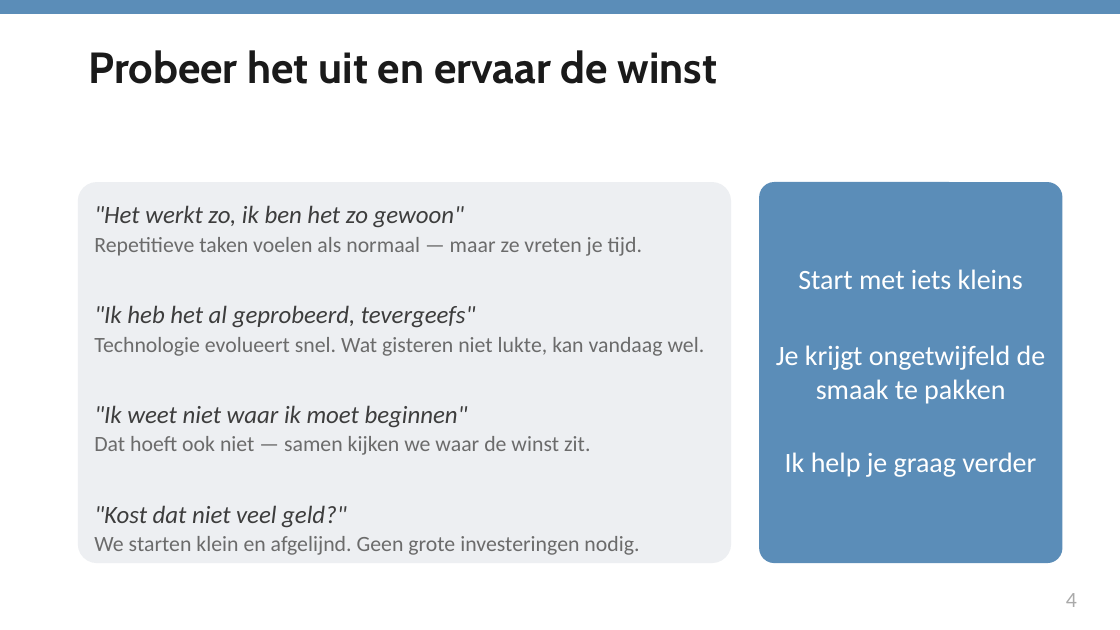
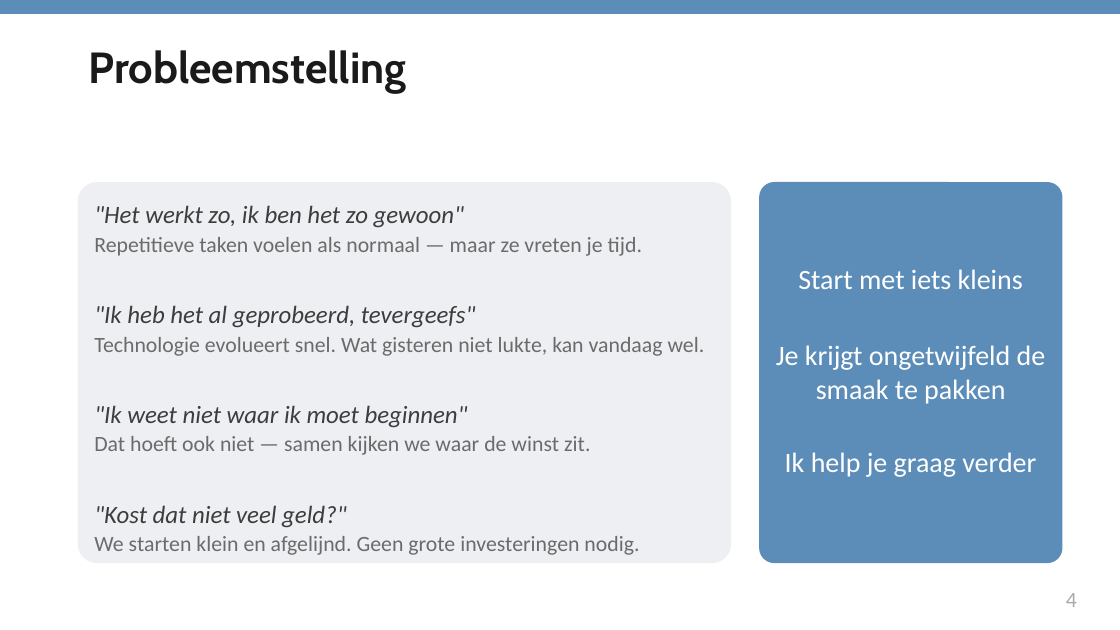
Before and after one commit to wimpierson/wim-claude-context, a slide deck: slide 5 of WWWim_Propositie.pptx (slide 7 before the commit). Drawn at 1120x630 pixels with LibreOffice and Linux fonts; fonts in the diff are those of the drawing. Boxes give left, top, right and bottom in pixels: in the first picture for what was removed or moved away, otherwise in the second. Text is boxed around its words. In the diff, an @@ line names an element or a change of style, - is before the commit and + after.

```diff
--- a/WWWim_Propositie.pptx
+++ b/WWWim_Propositie.pptx
@@ text at bbox=[89, 50, 407, 93]: text changed @@
-Probeer het uit en ervaar de winst
+Probleemstelling
```
Also in this commit, not shown: 12 other slides changed, 1 slide added.
